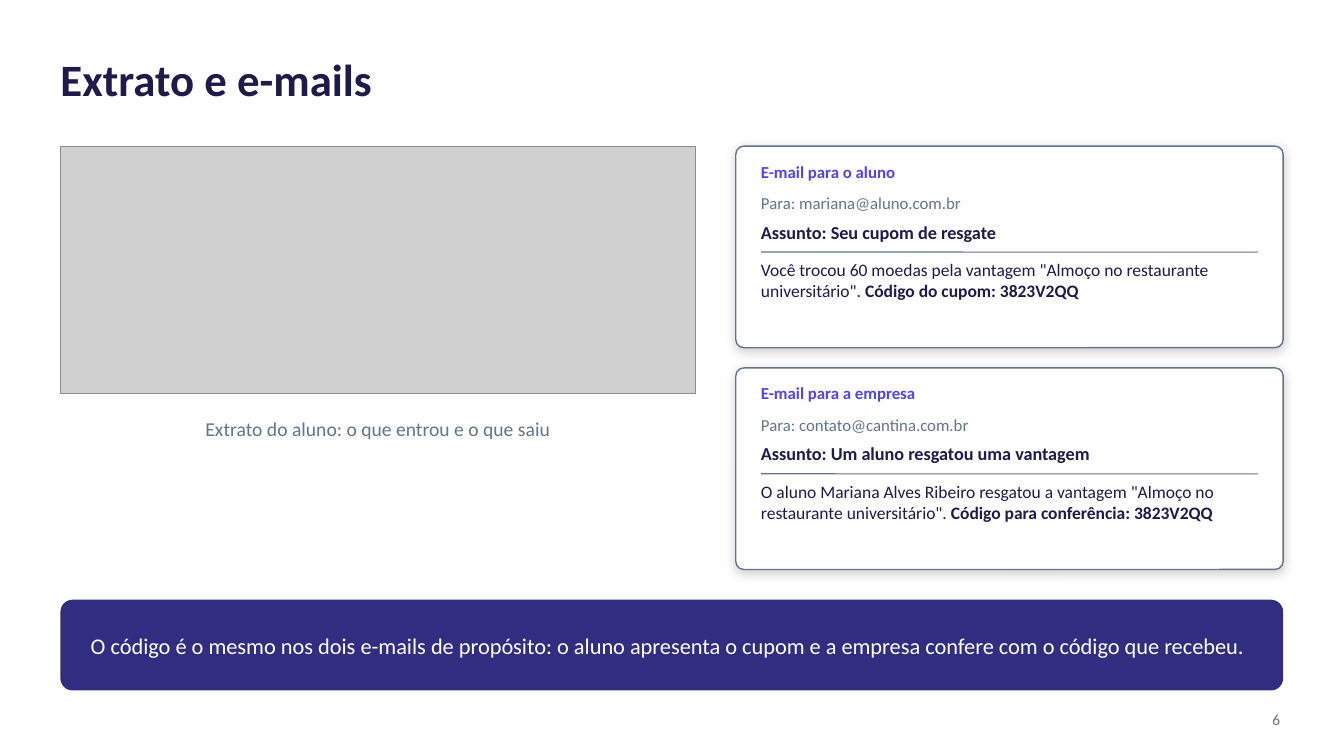
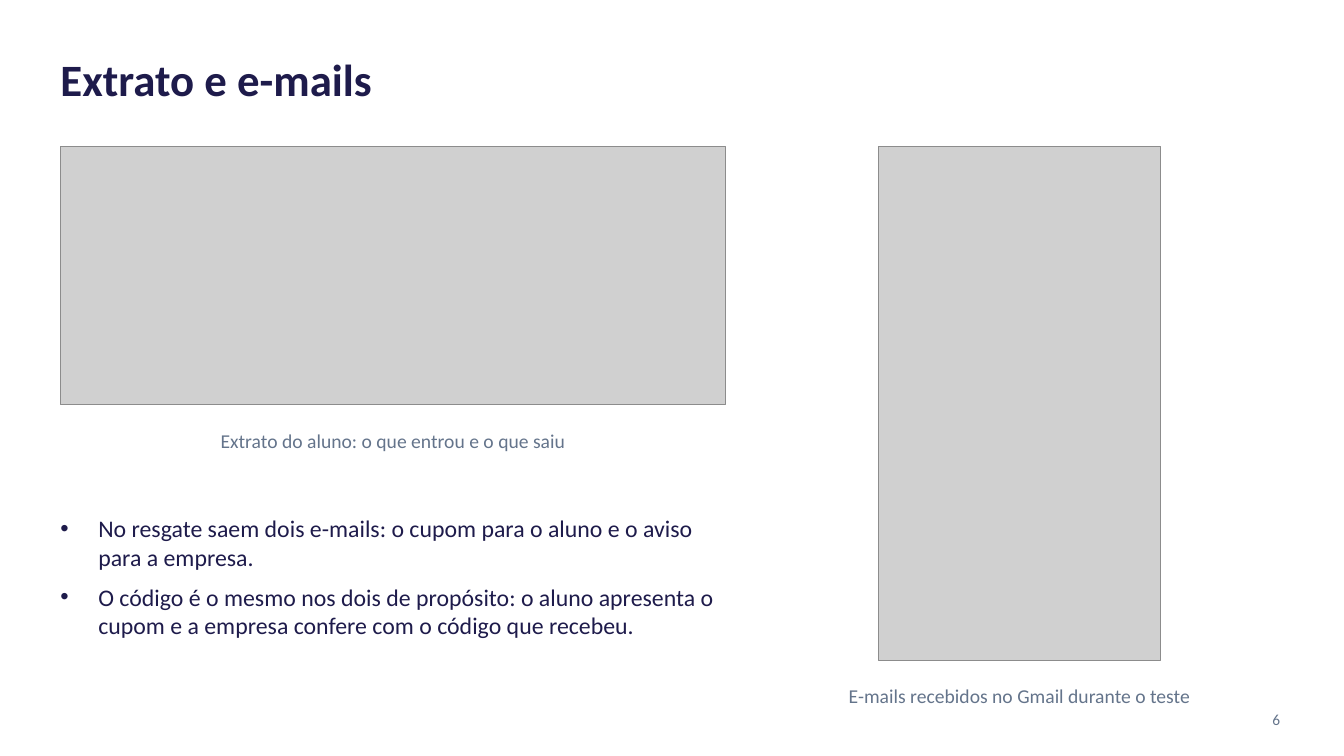
Before and after one commit to lucaslmchaves/sistema-moeda-estudantil, a slide deck: slide 6 of docs/apresentacao/Lab03S03-Apresentacao.pptx. Drawn at 1344x756 pixels with LibreOffice and Linux fonts; fonts in the diff are those of the drawing; grey boxes stand for pictures. Boxes give left, top, right and bottom in pixels: in the first picture for what was removed or moved away, otherwise in the second. Text is boxed around its words. In the diff, an @@ line names an element or a change of style, - is before the commit and + after.

Commit message:
docs: mostra no slide 6 o print dos e-mails recebidos no Gmail

```diff
--- a/docs/apresentacao/Lab03S03-Apresentacao.pptx
+++ b/docs/apresentacao/Lab03S03-Apresentacao.pptx
@@ picture: place and size @@
-picture at (60, 146, 696, 393)
+picture at (60, 146, 726, 405)
@@ rounded rectangle removed at (736, 146, 1284, 348) @@
@@ picture added at (878, 146, 1160, 660) @@
@@ text removed at (761, 166, 895, 181) @@
-E-mail para o aluno
@@ text removed at (761, 197, 961, 211) @@
-Para: mariana@aluno.com.br
@@ text removed at (761, 226, 996, 242) @@
-Assunto: Seu cupom de resgate
@@ line removed from (761, 252) to (1258, 252) @@
@@ text removed at (761, 264, 1209, 300) @@
-Você trocou 60 moedas pela vantagem "Almoço no restaurante universitário". Código do cupom: 3823V2QQ
@@ rounded rectangle removed at (736, 368, 1284, 570) @@
@@ text removed at (761, 387, 915, 402) @@
-E-mail para a empresa
@@ text removed at (761, 419, 968, 433) @@
-Para: contato@cantina.com.br
@@ text "Extrato do aluno: o que ...": place and size @@
-text "Extrato do aluno: o que ..." at (205, 422, 550, 439)
+text "Extrato do aluno: o que ..." at (221, 434, 565, 451)
@@ text removed at (761, 447, 1089, 463) @@
-Assunto: Um aluno resgatou uma vantagem
@@ line removed from (761, 474) to (1258, 474) @@
@@ text removed at (761, 486, 1213, 522) @@
-O aluno Mariana Alves Ribeiro resgatou a vantagem "Almoço no restaurante universitário". Código para conferência: 3823V2QQ
@@ text "No resgate saem dois e-mails: ..." at (98, 520, 714, 638): vertical alignment middle to top @@
@@ text at (98, 520, 714, 638): text changed; size 16 to 17 pt; text colour #FFFFFF to #1E1B4B @@
-O código é o mesmo nos dois e-mails de propósito: o aluno apresenta o cupom e a empresa confere com o código que recebeu.
+• No resgate saem dois e-mails: o cupom para o aluno e o aviso para a empresa.
+• O código é o mesmo nos dois de propósito: o aluno apresenta o cupom e a empresa confere com o código que recebeu.
@@ rounded rectangle removed at (60, 600, 1284, 691) @@
@@ text added at (849, 689, 1190, 703), 14 pt, text #64748B @@
+E-mails recebidos no Gmail durante o teste
```
Also in this commit, not shown: 1 other file.
